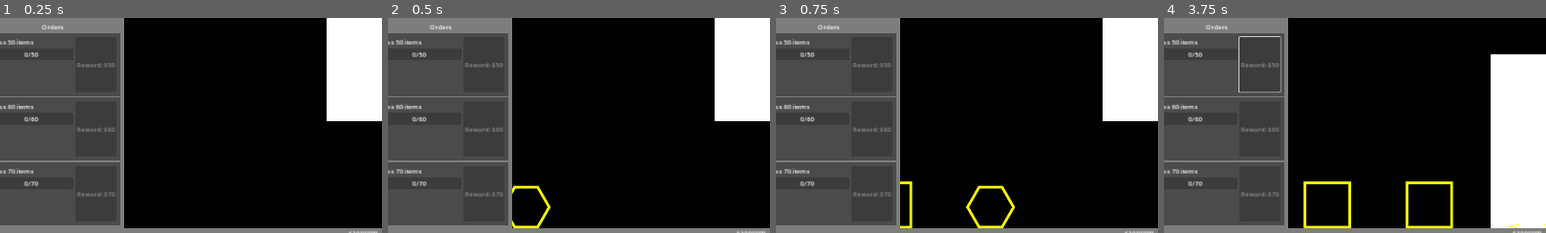
Above: before the commit, frames 1-4 (left to right).
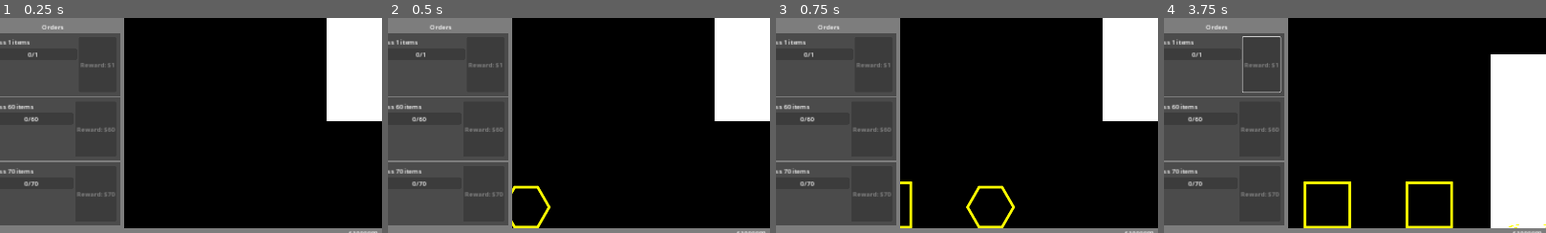
Above: after the commit, the same moments.

Repository: miyo6032/HydraulicPressIncremental
Game: Godot game, scene res://1_main.tscn
Same seed, same stepped clock (60 frames per second), same inputs: the game is played once before the commit and once after it.
Inputs (mouse positions are % of the whole screen's width and height, from its top left):
- Up to frame 1 (0.25 s): no input
- Up to frame 2 (0.5 s): no input
- Up to frame 3 (0.75 s): tap Enter at 0.5 s; move the mouse to (72, 45) at 0.52 s; hold Up (ui_up) from 0.53 s (still down); tap Tab at 0.6 s; click (72, 45) at 0.67 s
- Up to frame 4 (3.75 s): release Up (ui_up) at 1.25 s; click "Export Save" at 1.25 s; click "Import Save" at 2 s; drag from (30, 55) to (45, 70) at 2.77 s; move the mouse to (60, 28) at 3.52 s; hold Up (ui_up) from 3.53 s (still down); tap Tab at 3.6 s
The pictures show only the part of the screen within x 2-52%, y 0-50%; the shares and areas given below are measured in that part.

The runs differ from the first frame. In frame 1, 0.2% of the frame differs, in the area x 2-31%, y 9-24%; in frame 2, 0.2%; in frame 3, 0.2%; in frame 4, 0.4%, in the area x 2-31%, y 8-35%.
Error before the commit: Invalid access to property or key 'input' on a base object of type 'null instance'. (res://Main.gd:88)
Error after the commit: Invalid access to property or key 'input' on a base object of type 'null instance'. (res://Main.gd:93)

Commit message:
get order claim working

Diff:
--- a/1_main.tscn
+++ b/1_main.tscn
@@ -78,6 +78,7 @@
 text = "Import Save"
 
 [node name="OrderManager" type="ColorRect" parent="Control" node_paths=PackedStringArray("order_uis")]
+unique_name_in_owner = true
 layout_mode = 2
 offset_right = 360.0
 offset_bottom = 531.0
--- a/Main.gd
+++ b/Main.gd
@@ -5,6 +5,7 @@
 @onready var currency_label = $Control/CurrencyLabel
 @export var upgrades: Array[UpgradeRes]
 @onready var upgrade_container = %Upgrades
+@onready var order_manager = %OrderManager
 
 var currency = 0
 var upgrade_instances = []
@@ -16,6 +17,7 @@
     Console.add_command("load", func(path): load_data("user://" + path + ".res"), 1)
     Console.add_command("v", func(v): update_currency(currency + float(v)), 1)
     EventBus.crushable_removed.connect(crushable_removed)
+    order_manager.order_finished.connect(order_manager_order_finished)
     if OS.get_name() == "Web":
         var window = JavaScriptBridge.get_interface("window")
         window.getFile(file_load_callback)
@@ -36,6 +38,9 @@
     currency = value
     currency_label.text = "$%s" % Utils.format_num(currency)
     EventBus.currency_updated.emit(currency)
+
+func order_manager_order_finished(order):
+    update_currency(currency + order.currency)
 
 func save_data(file_name):
     var game_data = create_save_file()
--- a/Order.gd
+++ b/Order.gd
@@ -1,4 +1,6 @@
 extends ColorRect
+
+signal claimed
 
 @onready var order_desc = $MarginContainer/HBoxContainer/VBoxContainer/OrderLabel
 @onready var claim_button = $MarginContainer/HBoxContainer/ClaimButton
@@ -11,6 +13,7 @@
 func _ready():
     EventBus.crushable_removed.connect(crushable_removed)
     progress_bar.max_value = 1
+    claim_button.pressed.connect(claim_button_pressed);
 
 func set_order(order: OrderRes):
     order_desc.text = order.get_description()
@@ -31,6 +34,9 @@
         claim_button.disabled = false
         claim_button.text = "Claim: $" + Utils.format_num(current_order.amount)
 
+func claim_button_pressed():
+    claimed.emit()
+
 func save_data():
     pass
 
--- a/OrderManager.gd
+++ b/OrderManager.gd
@@ -1,4 +1,6 @@
 extends ColorRect
+
+signal order_finished(order)
 
 @export var order_list: OrderList
 @export var order_uis: Array[Control]
@@ -8,7 +10,13 @@
 func _ready():
     for ui in order_uis:
         ui.set_order(order_list.orders[next_order])
+        ui.claimed.connect(claimed.bind(ui))
         next_order += 1
+
+func claimed(ui):
+    order_finished.emit(ui.current_order)
+    ui.set_order(order_list.orders[next_order])
+    next_order += 1
 
 func save_data(data: Dictionary):
     pass
--- a/data/order_list.tres
+++ b/data/order_list.tres
@@ -1,11 +1,11 @@
-[gd_resource type="Resource" script_class="OrderList" load_steps=6 format=3 uid="uid://5q2kvb77tv84"]
+[gd_resource type="Resource" script_class="OrderList" load_steps=7 format=3 uid="uid://5q2kvb77tv84"]
 
 [ext_resource type="Script" path="res://OrderRes.gd" id="1_5bq03"]
 [ext_resource type="Script" path="res://OrderList.gd" id="2_hx5qw"]
 
 [sub_resource type="Resource" id="Resource_5tspp"]
 script = ExtResource("1_5bq03")
-amount = 50
+amount = 1
 currency = 50.0
 
 [sub_resource type="Resource" id="Resource_q4tkk"]
@@ -18,6 +18,11 @@
 amount = 70
 currency = 70.0
 
+[sub_resource type="Resource" id="Resource_5aer4"]
+script = ExtResource("1_5bq03")
+amount = 10
+currency = 10.0
+
 [resource]
 script = ExtResource("2_hx5qw")
-orders = Array[ExtResource("1_5bq03")]([SubResource("Resource_5tspp"), SubResource("Resource_q4tkk"), SubResource("Resource_4vibe")])
+orders = Array[ExtResource("1_5bq03")]([SubResource("Resource_5tspp"), SubResource("Resource_q4tkk"), SubResource("Resource_4vibe"), SubResource("Resource_5aer4")])
